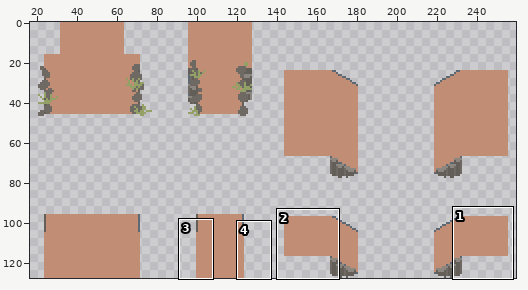
Edited in one commit: pixel-art file (assets/echelon_tiles/ramp_tiles.aseprite). The picture above shows the old version from afar; the outline marks the close-up.
Close-up. The starting point:
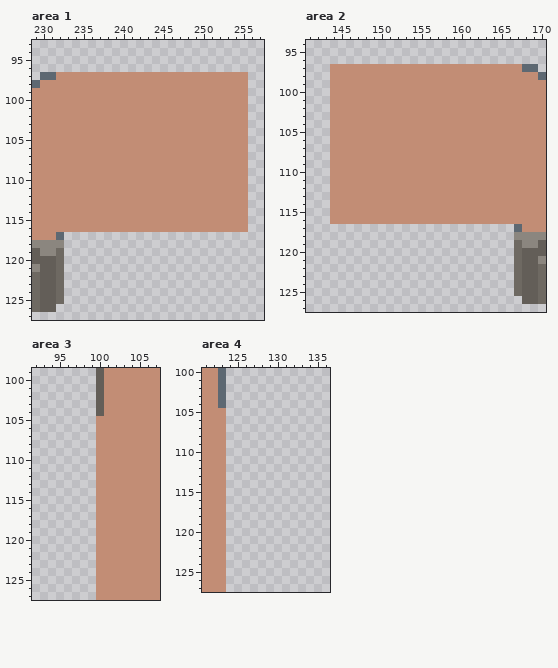
287x128 pixels, 1 frame. Shown: area 1: x 229..257, y 93..127; area 2: x 141..170, y 94..127; area 3: x 92..107, y 99..127; area 4: x 121..136, y 100..127. The wide view leaves out empty margins.
Once edited:
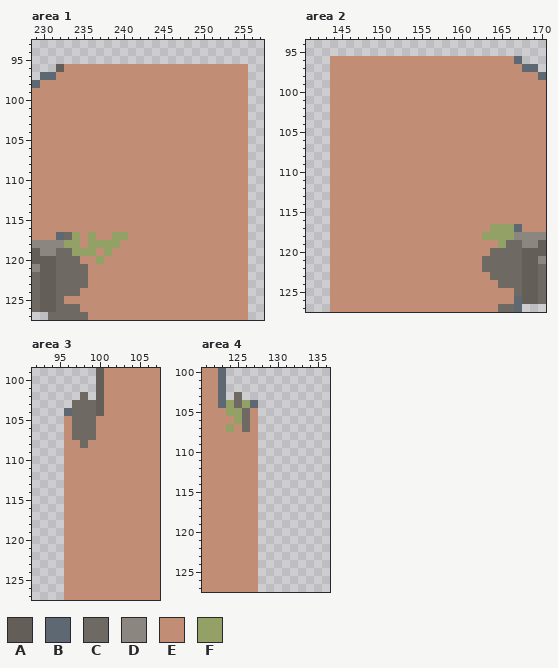
Palette (. is transparent): A #635e58  B #5d6872  C #6e6962  D #8b867f  E #c28d75  F #93a167
The exact change:
--- area 1, layer "ramp"
@@ x 229..257 @@
  95 .............................
- 96 .............................
+ 96 ...AEEEEEEEEEEEEEEEEEEEEEEE..
  97 .BBEEEEEEEEEEEEEEEEEEEEEEEE..
@@ x 229..257 @@
 116 EEEEEEEEEEEEEEEEEEEEEEEEEEE..
-117 EEEB.........................
-118 DDDD.........................
-119 ADDC.........................
-120 AAAC.........................
-121 DAAC.........................
-122 CAAC.........................
-123 CAAC.........................
-124 CAAC.........................
-125 CAAC.........................
-126 CAA..........................
-127 .............................
+117 EEEBCFEFEEFFEEEEEEEEEEEEEEE..
+118 DDDDFFEFFFFEEEEEEEEEEEEEEEE..
+119 ADDCCFFFEFEEEEEEEEEEEEEEEEE..
+120 AAACCCEEFEEEEEEEEEEEEEEEEEE..
+121 DAACCCCEEEEEEEEEEEEEEEEEEEE..
+122 CAACCCCEEEEEEEEEEEEEEEEEEEE..
+123 CAACCCCEEEEEEEEEEEEEEEEEEEE..
+124 CAACCCEEEEEEEEEEEEEEEEEEEEE..
+125 CAACEEEEEEEEEEEEEEEEEEEEEEE..
+126 CAACCCEEEEEEEEEEEEEEEEEEEEE..
+127 ..CCCCCEEEEEEEEEEEEEEEEEEEE..
--- area 2, layer "ramp"
@@ x 141..170 @@
  95 ..............................
- 96 ..............................
+ 96 ...EEEEEEEEEEEEEEEEEEEEEEEB...
  97 ...EEEEEEEEEEEEEEEEEEEEEEEEBB.
@@ x 141..170 @@
 116 ...EEEEEEEEEEEEEEEEEEEEEEEEEEE
-117 ..........................BEEE
-118 ..........................DDDD
-119 ..........................CDDA
-120 ..........................CAAA
-121 ..........................CAAD
-122 ..........................CAAC
-123 ..........................CAAC
-124 ..........................CAAC
-125 ..........................CAAC
-126 ...........................AAC
-127 ..............................
+117 ...EEEEEEEEEEEEEEEEEEEEFFFBEEE
+118 ...EEEEEEEEEEEEEEEEEEEFFFFDDDD
+119 ...EEEEEEEEEEEEEEEEEEEEEFCCDDA
+120 ...EEEEEEEEEEEEEEEEEEEECCCCAAA
+121 ...EEEEEEEEEEEEEEEEEEECCCCCAAD
+122 ...EEEEEEEEEEEEEEEEEEECCCCCAAC
+123 ...EEEEEEEEEEEEEEEEEEEECCCCAAC
+124 ...EEEEEEEEEEEEEEEEEEEEECCCAAC
+125 ...EEEEEEEEEEEEEEEEEEEEEEECAAC
+126 ...EEEEEEEEEEEEEEEEEEEEEEEBAAC
+127 ...EEEEEEEEEEEEEEEEEEEEECCB...
--- area 3, layer "ramp"
@@ x 94..101 @@
 101 ......AE
-102 ......AE
-103 ......AE
-104 ......AE
-105 ......EE
-106 ......EE
-107 ......EE
-108 ......EE
-109 ......EE
-110 ......EE
-111 ......EE
-112 ......EE
-113 ......EE
-114 ......EE
-115 ......EE
-116 ......EE
-117 ......EE
-118 ......EE
-119 ......EE
-120 ......EE
-121 ......EE
-122 ......EE
-123 ......EE
-124 ......EE
-125 ......EE
-126 ......EE
-127 ......EE
+102 ....C.AE
+103 ...CCCAE
+104 ..BCCCAE
+105 ..ECCCEE
+106 ..ECCCEE
+107 ..ECCCEE
+108 ..EECEEE
+109 ..EEEEEE
+110 ..EEEEEE
+111 ..EEEEEE
+112 ..EEEEEE
+113 ..EEEEEE
+114 ..EEEEEE
+115 ..EEEEEE
+116 ..EEEEEE
+117 ..EEEEEE
+118 ..EEEEEE
+119 ..EEEEEE
+120 ..EEEEEE
+121 ..EEEEEE
+122 ..EEEEEE
+123 ..EEEEEE
+124 ..EEEEEE
+125 ..EEEEEE
+126 ..EEEEEE
+127 ..EEEEEE
--- area 4, layer "ramp"
@@ x 122..129 @@
 102 EB......
-103 EB......
-104 EB......
-105 EE......
-106 EE......
-107 EE......
-108 EE......
-109 EE......
-110 EE......
-111 EE......
-112 EE......
-113 EE......
-114 EE......
-115 EE......
-116 EE......
-117 EE......
-118 EE......
-119 EE......
-120 EE......
-121 EE......
-122 EE......
-123 EE......
-124 EE......
-125 EE......
-126 EE......
-127 EE......
+103 EB.C....
+104 EBFCFB..
+105 EEFFCE..
+106 EEEFCE..
+107 EEFECE..
+108 EEEEEE..
+109 EEEEEE..
+110 EEEEEE..
+111 EEEEEE..
+112 EEEEEE..
+113 EEEEEE..
+114 EEEEEE..
+115 EEEEEE..
+116 EEEEEE..
+117 EEEEEE..
+118 EEEEEE..
+119 EEEEEE..
+120 EEEEEE..
+121 EEEEEE..
+122 EEEEEE..
+123 EEEEEE..
+124 EEEEEE..
+125 EEEEEE..
+126 EEEEEE..
+127 EEEEEE..
Pixel boxes of the changes (left, top, right, bottom) in both close-ups:
added: (56, 64, 248, 72)
added: (48, 232, 248, 320)
added: (330, 56, 522, 64)
added: (330, 224, 522, 312)
added: (64, 392, 96, 600)
added: (226, 392, 258, 592)
